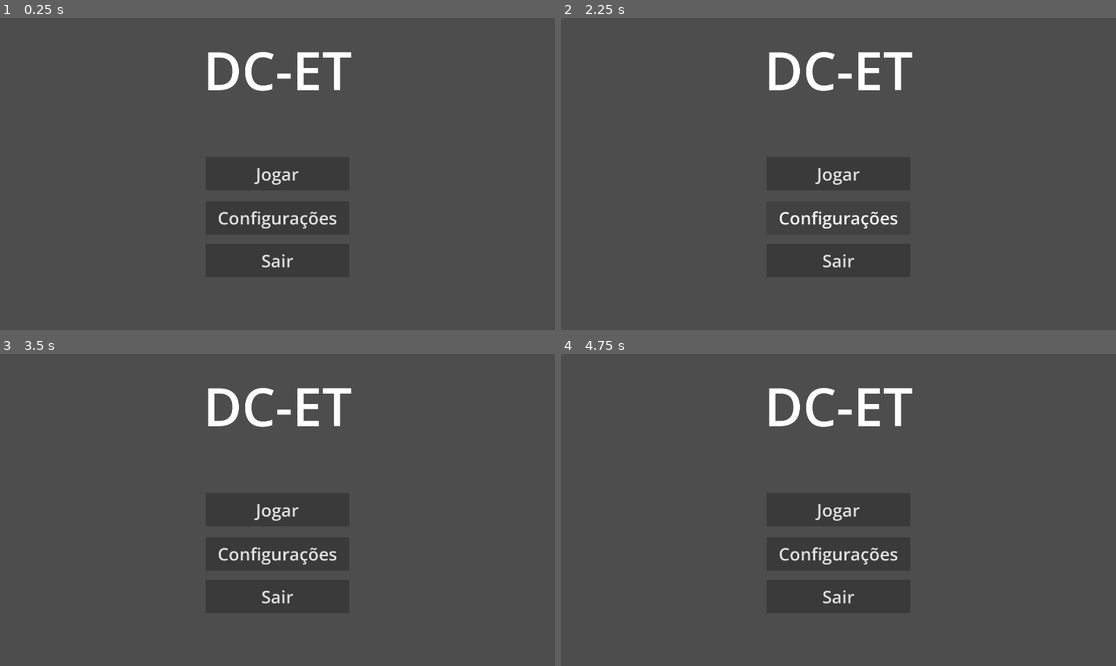
Above: before the commit, frames 1-4 (two rows, left to right).
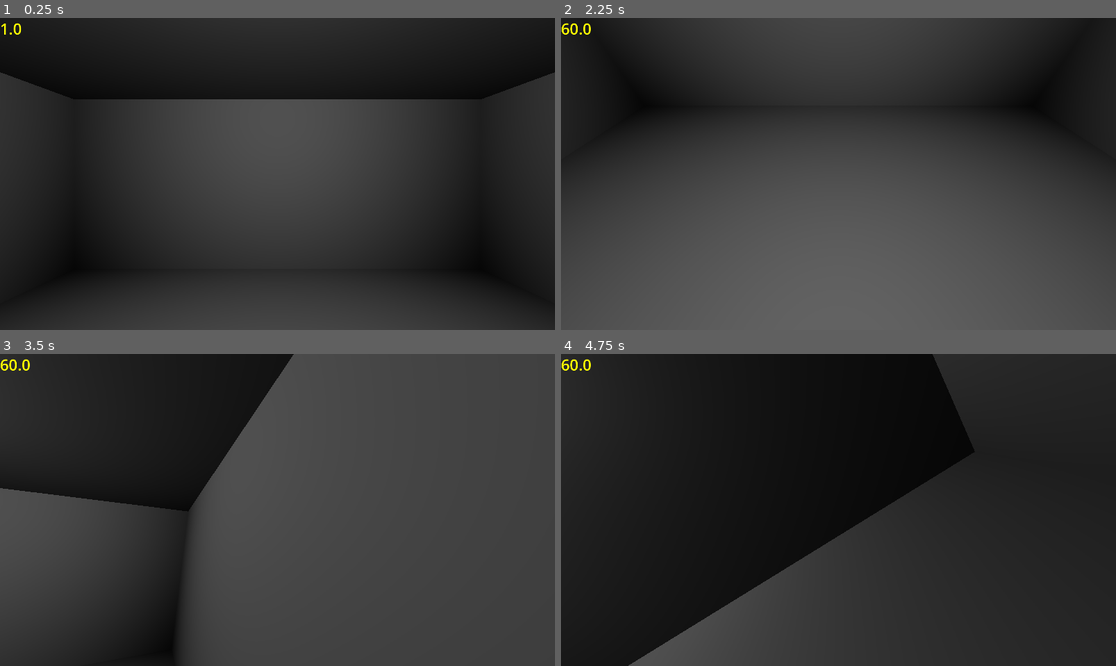
Above: after the commit, the same moments.

Repository: igordemello/dc-et
Game: Godot game, scene res://tscn/escritorio.tscn
Same seed, same stepped clock (60 frames per second), same inputs: the game is played once before the commit and once after it. Before the commit the project starts from res://tscn/menu.tscn.
Inputs (mouse positions are in pixels of both pictures, inside the frame that each line leads up to):
- Up to frame 1 (0.25 s): no input
- Up to frame 2 (2.25 s): click (838, 174) at 0.5 s, where only the run before the commit has a clickable "Jogar"; click (838, 174) at 1.25 s, where only the run before the commit has a clickable "Jogar"; click (838, 217) at 2 s, where only the run before the commit has a clickable "Configurações"
- Up to frame 3 (3.5 s): move the mouse to (399, 494) at 2.77 s; hold D (mov_right, bound only after the commit) from 2.78 s (still down); tap W (mov_front, bound only after the commit) at 2.85 s
- Up to frame 4 (4.75 s): move the mouse to (727, 525) at 3.52 s; release D (mov_right, bound only after the commit) at 3.53 s; hold S (mov_back, bound only after the commit) 3.53-4.28 s; tap W (mov_front, bound only after the commit) at 3.6, 4.35 s; move the mouse to (894, 441) at 4.27 s; hold D (mov_right, bound only after the commit) from 4.28 s (still down)

The runs differ from the first frame. In frame 1, 71% of the frame differs, in the area x 0-100%, y 0-100%; in frame 2, 39%; in frame 3, 32%; in frame 4, 89%.

Commit message:
quarto e inicio 3d

Diff:
--- a/project.godot
+++ b/project.godot
@@ -11,7 +11,7 @@
 [application]
 
 config/name="dc-et"
-run/main_scene="uid://cpqnlceh78qyg"
+run/main_scene="uid://bx1g12k8asbyl"
 config/features=PackedStringArray("4.6", "Forward Plus")
 config/icon="res://assets/icon.svg"
 
@@ -21,9 +21,44 @@
 window/size/viewport_height=1080
 window/size/mode=3
 
+[input]
+
+mov_left={
+"deadzone": 0.2,
+"events": [Object(InputEventKey,"resource_local_to_scene":false,"resource_name":"","device":-1,"window_id":0,"alt_pressed":false,"shift_pressed":false,"ctrl_pressed":false,"meta_pressed":false,"pressed":false,"keycode":0,"physical_keycode":65,"key_label":0,"unicode":97,"location":0,"echo":false,"script":null)
+, Object(InputEventJoypadMotion,"resource_local_to_scene":false,"resource_name":"","device":-1,"axis":0,"axis_value":-1.0,"script":null)
+]
+}
+mov_right={
+"deadzone": 0.2,
+"events": [Object(InputEventKey,"resource_local_to_scene":false,"resource_name":"","device":-1,"window_id":0,"alt_pressed":false,"shift_pressed":false,"ctrl_pressed":false,"meta_pressed":false,"pressed":false,"keycode":0,"physical_keycode":68,"key_label":0,"unicode":100,"location":0,"echo":false,"script":null)
+, Object(InputEventJoypadMotion,"resource_local_to_scene":false,"resource_name":"","device":-1,"axis":0,"axis_value":1.0,"script":null)
+]
+}
+mov_front={
+"deadzone": 0.2,
+"events": [Object(InputEventKey,"resource_local_to_scene":false,"resource_name":"","device":-1,"window_id":0,"alt_pressed":false,"shift_pressed":false,"ctrl_pressed":false,"meta_pressed":false,"pressed":false,"keycode":0,"physical_keycode":87,"key_label":0,"unicode":119,"location":0,"echo":false,"script":null)
+, Object(InputEventJoypadMotion,"resource_local_to_scene":false,"resource_name":"","device":-1,"axis":1,"axis_value":-1.0,"script":null)
+]
+}
+mov_back={
+"deadzone": 0.2,
+"events": [Object(InputEventKey,"resource_local_to_scene":false,"resource_name":"","device":-1,"window_id":0,"alt_pressed":false,"shift_pressed":false,"ctrl_pressed":false,"meta_pressed":false,"pressed":false,"keycode":0,"physical_keycode":83,"key_label":0,"unicode":115,"location":0,"echo":false,"script":null)
+, Object(InputEventJoypadMotion,"resource_local_to_scene":false,"resource_name":"","device":-1,"axis":1,"axis_value":1.0,"script":null)
+]
+}
+jump={
+"deadzone": 0.2,
+"events": [Object(InputEventKey,"resource_local_to_scene":false,"resource_name":"","device":-1,"window_id":0,"alt_pressed":false,"shift_pressed":false,"ctrl_pressed":false,"meta_pressed":false,"pressed":false,"keycode":0,"physical_keycode":32,"key_label":0,"unicode":32,"location":0,"echo":false,"script":null)
+, Object(InputEventJoypadButton,"resource_local_to_scene":false,"resource_name":"","device":-1,"button_index":0,"pressure":0.0,"pressed":true,"script":null)
+]
+}
+
 [physics]
 
+common/physics_jitter_fix=0.0
 3d/physics_engine="Jolt Physics"
+common/physics_interpolation=true
 
 [rendering]
 
--- /dev/null
+++ b/scripts/camera_controller.gd
@@ -0,0 +1,30 @@
+class_name CameraController
+extends Node3D
+
+@export var player_controller: PlayerController
+var input_rotation: Vector3
+var mouse_input: Vector2
+var mouse_sensitivity: float = 0.005
+
+var use_interpolation: bool = false
+var circle_strafe: bool = true
+
+func _ready() -> void:
+	Input.mouse_mode = Input.MOUSE_MODE_CAPTURED
+
+func _input(event: InputEvent) -> void:
+	if event is InputEventMouseMotion:
+		mouse_input.x += -event.screen_relative.x * mouse_sensitivity
+		mouse_input.y += -event.screen_relative.y * mouse_sensitivity
+
+func _process(delta: float) -> void:
+	input_rotation.x = clampf(input_rotation.x + mouse_input.y, deg_to_rad(-90), deg_to_rad(85))
+	input_rotation.y += mouse_input.x
+
+	player_controller.camera_controller_anchor.transform.basis = Basis.from_euler(Vector3(input_rotation.x, 0.0, 0.0))
+
+	player_controller.global_transform.basis = Basis.from_euler(Vector3(0.0, input_rotation.y, 0.0))
+
+	global_transform = player_controller.camera_controller_anchor.get_global_transform_interpolated()
+
+	mouse_input = Vector2.ZERO
--- /dev/null
+++ b/scripts/escritorio.gd
@@ -0,0 +1,6 @@
+extends Node3D
+
+@onready var fps_text: Label = $CanvasLayer/fps_text
+
+func _process(delta: float) -> void:
+	fps_text.text = str(Engine.get_frames_per_second())
--- /dev/null
+++ b/scripts/player_controller.gd
@@ -0,0 +1,28 @@
+class_name PlayerController
+extends CharacterBody3D
+
+
+const SPEED = 5.0
+const JUMP_VELOCITY = 4.5
+
+@onready var camera_controller_anchor: Marker3D = $CameraControllerAnchor
+
+func _physics_process(delta: float) -> void:
+	if not is_on_floor():
+		velocity += get_gravity() * delta
+
+	if Input.is_action_just_pressed("ui_accept") and is_on_floor():
+		velocity.y = JUMP_VELOCITY
+
+	# Get the input direction and handle the movement/deceleration.
+	# As good practice, you should replace UI actions with custom gameplay actions.
+	var input_dir := Input.get_vector("mov_left", "mov_right", "mov_front", "mov_back")
+	var direction := (transform.basis * Vector3(input_dir.x, 0, input_dir.y)).normalized()
+	if direction:
+		velocity.x = direction.x * SPEED
+		velocity.z = direction.z * SPEED
+	else:
+		velocity.x = move_toward(velocity.x, 0, SPEED)
+		velocity.z = move_toward(velocity.z, 0, SPEED)
+
+	move_and_slide()
--- /dev/null
+++ b/tscn/escritorio.tscn
@@ -0,0 +1,131 @@
+[gd_scene format=3 uid="uid://bx1g12k8asbyl"]
+
+[ext_resource type="Script" uid="uid://chpttc2bbri0j" path="res://scripts/escritorio.gd" id="1_corll"]
+[ext_resource type="Script" uid="uid://d1kcoc3yj3uvb" path="res://scripts/player_controller.gd" id="1_r41qb"]
+[ext_resource type="Script" uid="uid://dwtpwqxmclug2" path="res://scripts/camera_controller.gd" id="3_lbwrt"]
+
+[sub_resource type="Environment" id="Environment_r41qb"]
+background_mode = 1
+background_color = Color(0.06469653, 0.06469653, 0.06469653, 1)
+
+[sub_resource type="PlaneMesh" id="PlaneMesh_aryoi"]
+size = Vector2(6, 6)
+
+[sub_resource type="BoxShape3D" id="BoxShape3D_corll"]
+size = Vector3(6, 0.1, 6)
+
+[sub_resource type="PlaneMesh" id="PlaneMesh_r41qb"]
+size = Vector2(6, 2.5)
+
+[sub_resource type="BoxShape3D" id="BoxShape3D_r41qb"]
+size = Vector3(6, 0.1, 2.5)
+
+[sub_resource type="BoxShape3D" id="BoxShape3D_lbwrt"]
+size = Vector3(6, 0.1, 2.5)
+
+[sub_resource type="BoxShape3D" id="BoxShape3D_bjdq7"]
+size = Vector3(2.5, 0.1, 6)
+
+[sub_resource type="BoxShape3D" id="BoxShape3D_ske3q"]
+size = Vector3(2.5, 0.1, 6)
+
+[sub_resource type="CapsuleShape3D" id="CapsuleShape3D_aryoi"]
+height = 1.8
+
+[sub_resource type="LabelSettings" id="LabelSettings_r41qb"]
+font_size = 53
+font_color = Color(1, 1, 0, 1)
+
+[node name="escritorio" type="Node3D" unique_id=824535615]
+script = ExtResource("1_corll")
+
+[node name="WorldEnvironment" type="WorldEnvironment" parent="." unique_id=861624578]
+environment = SubResource("Environment_r41qb")
+
+[node name="chao" type="StaticBody3D" parent="." unique_id=551911983]
+
+[node name="MeshInstance3d" type="MeshInstance3D" parent="chao" unique_id=991559811]
+transform = Transform3D(1, 0, 0, 0, -1, 8.742278e-08, 0, -8.742278e-08, -1, 0, 2.5, 0)
+mesh = SubResource("PlaneMesh_aryoi")
+
+[node name="CollisionShape3D" type="CollisionShape3D" parent="chao" unique_id=1103397734]
+transform = Transform3D(1, 0, 0, 0, 1, 0, 0, 0, 1, 0, -0.05, 0)
+shape = SubResource("BoxShape3D_corll")
+
+[node name="parede" type="StaticBody3D" parent="." unique_id=1107622175]
+
+[node name="MeshInstance3d" type="MeshInstance3D" parent="parede" unique_id=382079757]
+transform = Transform3D(1, 0, 0, 0, -4.371139e-08, -1, 0, 1, -4.371139e-08, 0, 1.25, -3)
+mesh = SubResource("PlaneMesh_r41qb")
+
+[node name="CollisionShape3D" type="CollisionShape3D" parent="parede" unique_id=1409763006]
+transform = Transform3D(1, 0, 0, 0, -4.371139e-08, -1, 0, 1, -4.371139e-08, 0, 1.25, -3.05)
+shape = SubResource("BoxShape3D_r41qb")
+
+[node name="parede2" type="StaticBody3D" parent="." unique_id=1977376600]
+
+[node name="MeshInstance3d" type="MeshInstance3D" parent="parede2" unique_id=531214608]
+transform = Transform3D(1, 0, 0, 0, -4.371139e-08, 1, 0, -1, -4.371139e-08, 0, 1.25, 3)
+mesh = SubResource("PlaneMesh_r41qb")
+
+[node name="CollisionShape3D" type="CollisionShape3D" parent="parede2" unique_id=2097869562]
+transform = Transform3D(1, 0, 0, 0, -4.371139e-08, -1, 0, 1, -4.371139e-08, 0, 1.25, 3.05)
+shape = SubResource("BoxShape3D_lbwrt")
+
+[node name="parede3" type="StaticBody3D" parent="." unique_id=1888178337]
+
+[node name="MeshInstance3d" type="MeshInstance3D" parent="parede3" unique_id=2069673842]
+transform = Transform3D(-4.371139e-08, -1, -4.371139e-08, 0, -4.371139e-08, 1, -1, 4.371139e-08, 1.9106855e-15, 3, 1.25, 0)
+mesh = SubResource("PlaneMesh_r41qb")
+
+[node name="CollisionShape3D" type="CollisionShape3D" parent="parede3" unique_id=2104885887]
+transform = Transform3D(-4.371139e-08, -1, 0, 1, -4.371139e-08, 0, 0, 0, 1, 3.05, 1.25, 0)
+shape = SubResource("BoxShape3D_bjdq7")
+
+[node name="parede4" type="StaticBody3D" parent="." unique_id=883627593]
+
+[node name="MeshInstance3d" type="MeshInstance3D" parent="parede4" unique_id=18539187]
+transform = Transform3D(-4.371139e-08, 1, -4.371139e-08, 0, -4.371139e-08, -1, -1, -4.371139e-08, 1.9106855e-15, -3, 1.25, 0)
+mesh = SubResource("PlaneMesh_r41qb")
+
+[node name="CollisionShape3D" type="CollisionShape3D" parent="parede4" unique_id=1267463022]
+transform = Transform3D(-4.371139e-08, -1, 0, 1, -4.371139e-08, 0, 0, 0, 1, -3.05, 1.25, 0)
+shape = SubResource("BoxShape3D_ske3q")
+
+[node name="teto" type="StaticBody3D" parent="." unique_id=1471236661]
+
+[node name="MeshInstance3d" type="MeshInstance3D" parent="teto" unique_id=1773489156]
+mesh = SubResource("PlaneMesh_aryoi")
+
+[node name="CollisionShape3D" type="CollisionShape3D" parent="teto" unique_id=242063367]
+transform = Transform3D(1, 0, 0, 0, 1, 0, 0, 0, 1, 0, 2.55, 0)
+shape = SubResource("BoxShape3D_corll")
+
+[node name="OmniLight3D" type="OmniLight3D" parent="." unique_id=256366673]
+transform = Transform3D(1, 0, 0, 0, 1, 0, 0, 0, 1, 0, 2.3, 0)
+
+[node name="CharacterBody3D" type="CharacterBody3D" parent="." unique_id=1558001362]
+transform = Transform3D(1, 0, 0, 0, 1, 0, 0, 0, 1, 0, 0.9, 0)
+script = ExtResource("1_r41qb")
+
+[node name="CollisionShape3D" type="CollisionShape3D" parent="CharacterBody3D" unique_id=1838643283]
+shape = SubResource("CapsuleShape3D_aryoi")
+
+[node name="CameraController" type="Node3D" parent="CharacterBody3D" unique_id=161546095 node_paths=PackedStringArray("player_controller")]
+transform = Transform3D(1, 0, 0, 0, 1, 0, 0, 0, 1, 0, 1.4, 0)
+top_level = true
+script = ExtResource("3_lbwrt")
+player_controller = NodePath("..")
+
+[node name="Camera3D" type="Camera3D" parent="CharacterBody3D/CameraController" unique_id=1866849650]
+
+[node name="CameraControllerAnchor" type="Marker3D" parent="CharacterBody3D" unique_id=1626494517]
+transform = Transform3D(1, 0, 0, 0, 1, 0, 0, 0, 1, 0, 0.5, 0)
+
+[node name="CanvasLayer" type="CanvasLayer" parent="." unique_id=1972718783]
+
+[node name="fps_text" type="Label" parent="CanvasLayer" unique_id=1271220409]
+offset_right = 40.0
+offset_bottom = 23.0
+text = "FPS: 121"
+label_settings = SubResource("LabelSettings_r41qb")
Not shown, added: scripts/camera_controller.gd.uid
Not shown, added: scripts/escritorio.gd.uid
Not shown, added: scripts/player_controller.gd.uid
